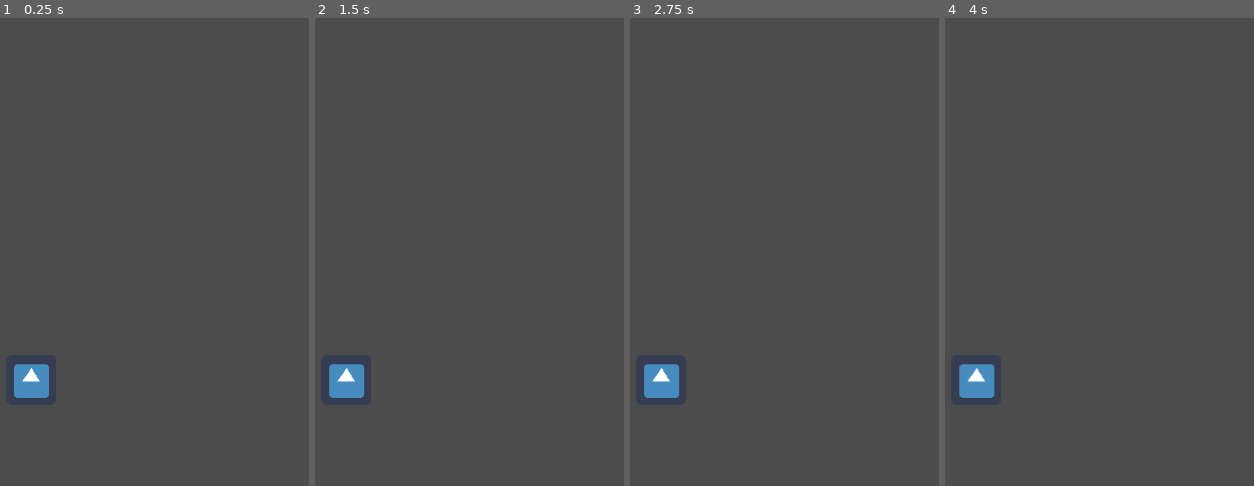
Above: before the commit, frames 1-4 (left to right).
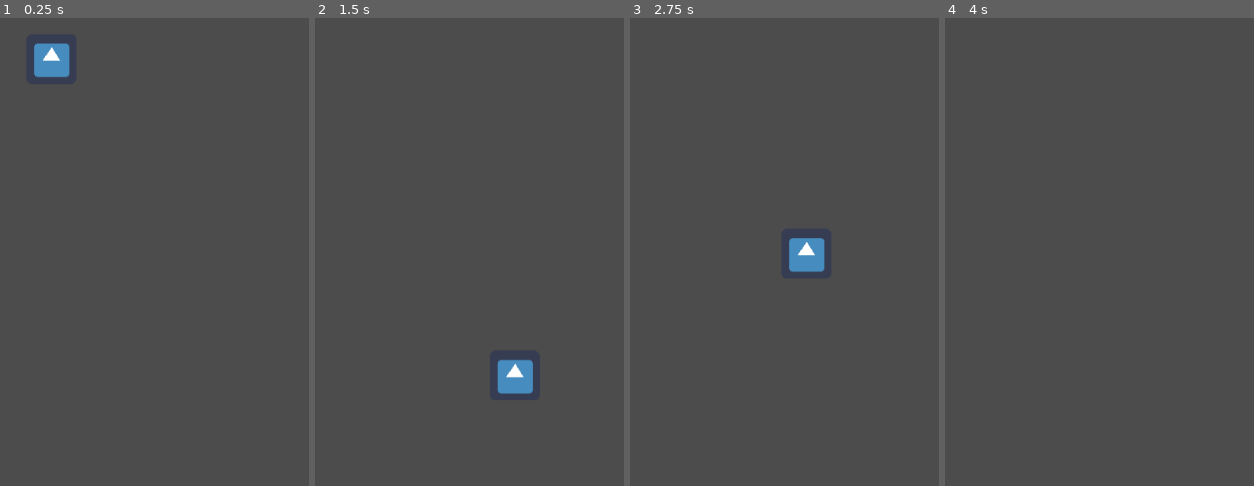
Above: after the commit, the same moments.

Repository: tufteddeer/kintsugi
Game: Godot game, scene res://level.tscn
Same seed, same stepped clock (60 frames per second), same inputs: the game is played once before the commit and once after it. The engine's default icon, where the game draws it, is replaced by a stand-in: a white triangle on a blue panel in a dark square.
Inputs:
- Up to frame 1 (0.25 s): no input
- Up to frame 2 (1.5 s): hold Space (jump) 0.53-1.28 s; hold D (right) from 0.53 s (still down); tap Space (jump) at 1.35 s
- Up to frame 3 (2.75 s): tap Space (jump) at 1.52, 1.82 s; release D (right) at 2.03 s; hold A (left) from 2.03 s (still down); hold Space (jump) from 2.03 s (still down)
- Up to frame 4 (4 s): release A (left) at 2.78 s; release Space (jump) at 2.78 s; hold D (right) from 2.78 s (still down); tap Space (jump) at 2.85, 3.02, 3.32 s; hold Space (jump) from 3.53 s (still down)

The runs differ from the first frame. In frame 1, 1.7% of the frame differs, in the area x 4-23%, y 5-82%; in frame 2, 1.7%, in the area x 4-71%, y 73-82%; in frame 3, 1.7%; in frame 4, 0.8%.

Commit message:
fix player movement

Diff:
--- a/Player.gd
+++ b/Player.gd
@@ -1,30 +1,24 @@
 extends KinematicBody2D
 
-export (Vector2) var gravity = Vector2(0, 200)
-export (float) var jump_power = 10
-export (float) var speed = 200
+export(float) var gravity = 200.0
+export(float) var walk_speed = 200
+export(float) var jump_power = 400.0
+
 var velocity = Vector2()
 
-onready var raycastL = $RayCastL
-onready var raycastR = $RayCastR
+func _physics_process(delta):
+	velocity.y += delta * gravity
 
+	print(is_on_floor())
 
-var grounded = false
-func _physics_process(delta):
+	if Input.is_action_pressed("jump") and is_on_floor():
+		velocity.y -= jump_power
+		print("jump")
+	if Input.is_action_pressed("left"):
+		velocity.x = -walk_speed
+	elif Input.is_action_pressed("right"):
+		velocity.x =  walk_speed
+	else:
+		velocity.x = 0
 
-
-	if Input.is_action_pressed('jump') and grounded:
-		velocity.y = jump_power * delta
-	if Input.is_action_pressed('left'):
-		velocity.x -= speed * delta
-	if Input.is_action_pressed('right'):
-		velocity.x += speed * delta
-
-	var motion = velocity * delta
-	velocity = move_and_slide(motion)
-
-	grounded = raycastR.get_collider() != null or raycastL.get_collider() != null
-	if grounded:
-		velocity.y = 0
-	print(grounded)
-	print(velocity)
+	velocity = move_and_slide(velocity, Vector2(0, -1))
--- a/Player.tscn
+++ b/Player.tscn
@@ -8,22 +8,10 @@
 
 [node name="Player" type="KinematicBody2D"]
 script = ExtResource( 2 )
-jump_power = 1000.0
+jump_power = 250.0
 
 [node name="Sprite" type="Sprite" parent="."]
 texture = ExtResource( 1 )
 
 [node name="CollisionShape2D" type="CollisionShape2D" parent="."]
 shape = SubResource( 1 )
-
-[node name="RayCastR" type="RayCast2D" parent="."]
-position = Vector2( 30, 0 )
-scale = Vector2( 1, 2.04 )
-enabled = true
-cast_to = Vector2( 0, 17 )
-
-[node name="RayCastL" type="RayCast2D" parent="."]
-position = Vector2( -30, 0 )
-scale = Vector2( 1, 2.04 )
-enabled = true
-cast_to = Vector2( 0, 17 )
--- a/level.tscn
+++ b/level.tscn
@@ -8,10 +8,9 @@
 [node name="Node2D" type="Node2D"]
 
 [node name="Player" parent="." instance=ExtResource( 1 )]
-position = Vector2( 347, 464 )
-gravity = Vector2( 0, 1000 )
-jump_power = -15000.0
-speed = 750.0
+position = Vector2( 373, 36 )
+gravity = 500.0
+jump_power = 500.0
 
 [node name="testkollider" type="StaticBody2D" parent="."]
 position = Vector2( 344, 555 )
